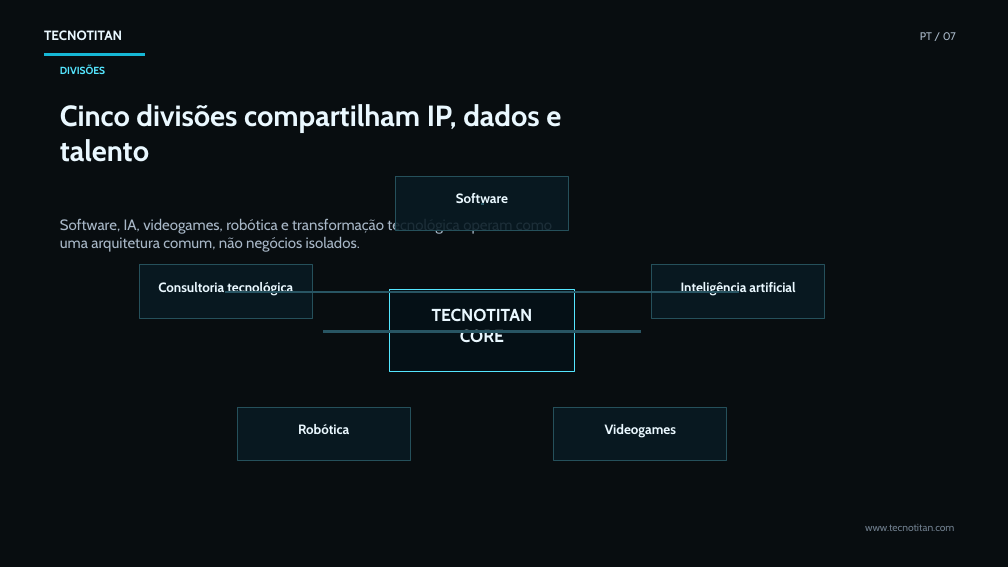
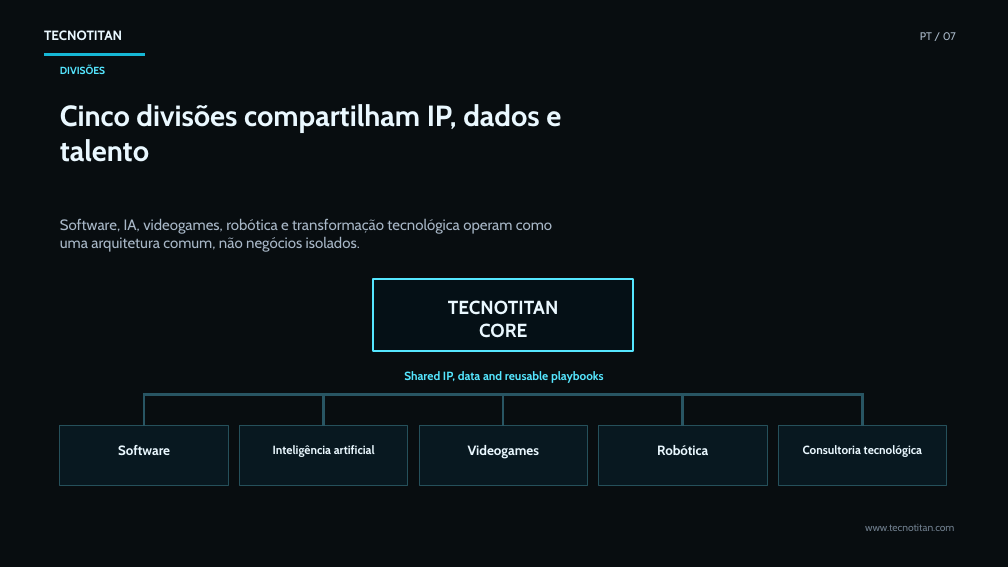
Before and after one commit to davidag2/tecnotitan, a slide deck: slide 7 of assets/investor-deck/Tecnotitan-Investor-Deck-PT.pptx. Drawn at 1008x567 pixels with LibreOffice and Linux fonts; fonts in the diff are those of the drawing; background and template pictures are left out; a plain dark background stands for a picture behind light text. Boxes give left, top, right and bottom in pixels: in the first picture for what was removed or moved away, otherwise in the second. Text is boxed around its words. In the diff, an @@ line names an element or a change of style, - is before the commit and + after.

```diff
--- a/assets/investor-deck/Tecnotitan-Investor-Deck-PT.pptx
+++ b/assets/investor-deck/Tecnotitan-Investor-Deck-PT.pptx
@@ rectangle removed at bbox=[482, 203, 484, 205] @@
@@ rectangle removed at bbox=[226, 291, 482, 293] @@
@@ rectangle: place and size @@
-rectangle at bbox=[389, 290, 575, 371]
+rectangle at bbox=[374, 279, 634, 352]
@@ rectangle at bbox=[374, 279, 634, 352]: outline #55E6FF 0.75 pt to #55E6FF 1.5 pt @@
@@ text "TECNOTITAN": place and size @@
-text "TECNOTITAN" at bbox=[432, 308, 533, 343]
+text "TECNOTITAN" at bbox=[448, 300, 558, 338]
@@ text "TECNOTITAN" at bbox=[448, 300, 558, 338]: size 16.5 to 18 pt @@
@@ rectangle removed at bbox=[482, 291, 739, 293] @@
@@ rectangle removed at bbox=[324, 331, 482, 333] @@
@@ rectangle removed at bbox=[482, 331, 640, 333] @@
@@ text added at bbox=[404, 371, 604, 383], 11.2 pt, text #55E6FF, bold @@
+Shared IP, data and reusable playbooks
@@ rectangle added at bbox=[144, 394, 145, 426], fill #285563, outline #285563 0 pt @@
@@ rectangle added at bbox=[144, 394, 863, 395], fill #285563, outline #285563 0 pt @@
@@ rectangle added at bbox=[323, 394, 324, 426], fill #285563, outline #285563 0 pt @@
@@ rectangle added at bbox=[503, 394, 504, 426], fill #285563, outline #285563 0 pt @@
@@ rectangle added at bbox=[682, 394, 684, 426], fill #285563, outline #285563 0 pt @@
@@ rectangle added at bbox=[862, 394, 864, 426], fill #285563, outline #285563 0 pt @@
@@ rectangle: place and size @@
-rectangle at bbox=[139, 265, 312, 318]
+rectangle at bbox=[60, 425, 228, 485]
@@ text "Software": place and size @@
-text "Software" at bbox=[456, 193, 508, 205]
+text "Software" at bbox=[118, 445, 170, 455]
@@ rectangle: place and size @@
-rectangle at bbox=[237, 408, 411, 461]
+rectangle at bbox=[240, 425, 408, 485]
@@ text "Inteligência artificial": place and size @@
-text "Inteligência artificial" at bbox=[681, 282, 795, 295]
+text "Inteligência artificial" at bbox=[273, 445, 375, 457]
@@ text "Inteligência artificial" at bbox=[273, 445, 375, 457]: size 12.8 to 11.2 pt @@
@@ rectangle: place and size @@
-rectangle at bbox=[652, 265, 825, 318]
+rectangle at bbox=[419, 425, 588, 485]
@@ text "Videogames": place and size @@
-text "Videogames" at bbox=[605, 424, 676, 438]
+text "Videogames" at bbox=[468, 445, 539, 459]
@@ rectangle: place and size @@
-rectangle at bbox=[554, 408, 727, 461]
+rectangle at bbox=[599, 425, 768, 485]
@@ text "Robótica": place and size @@
-text "Robótica" at bbox=[298, 424, 349, 434]
+text "Robótica" at bbox=[657, 445, 708, 455]
@@ rectangle: place and size @@
-rectangle at bbox=[395, 176, 569, 230]
+rectangle at bbox=[778, 425, 947, 485]
@@ text "Consultoria tecnológica" at bbox=[803, 445, 922, 457]: size 12.8 to 11.2 pt @@
@@ text "Consultoria tecnológica": place and size @@
-text "Consultoria tecnológica" at bbox=[158, 282, 293, 295]
+text "Consultoria tecnológica" at bbox=[803, 445, 922, 457]
```
Also in this commit, not shown: 6 other files.
